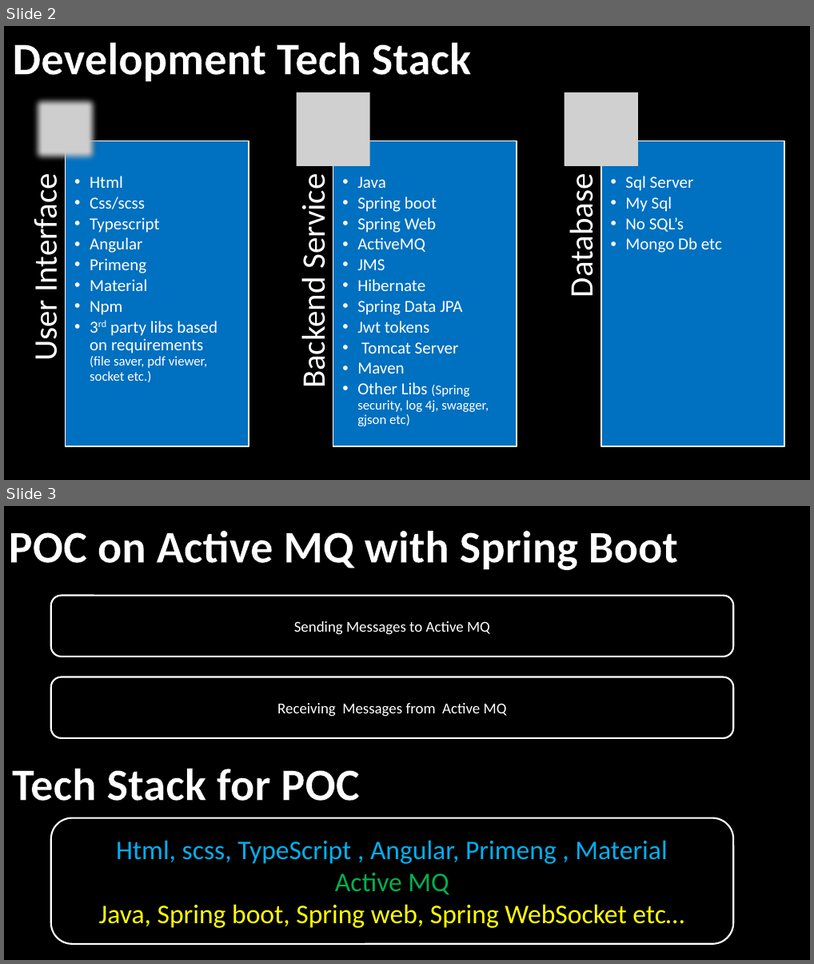
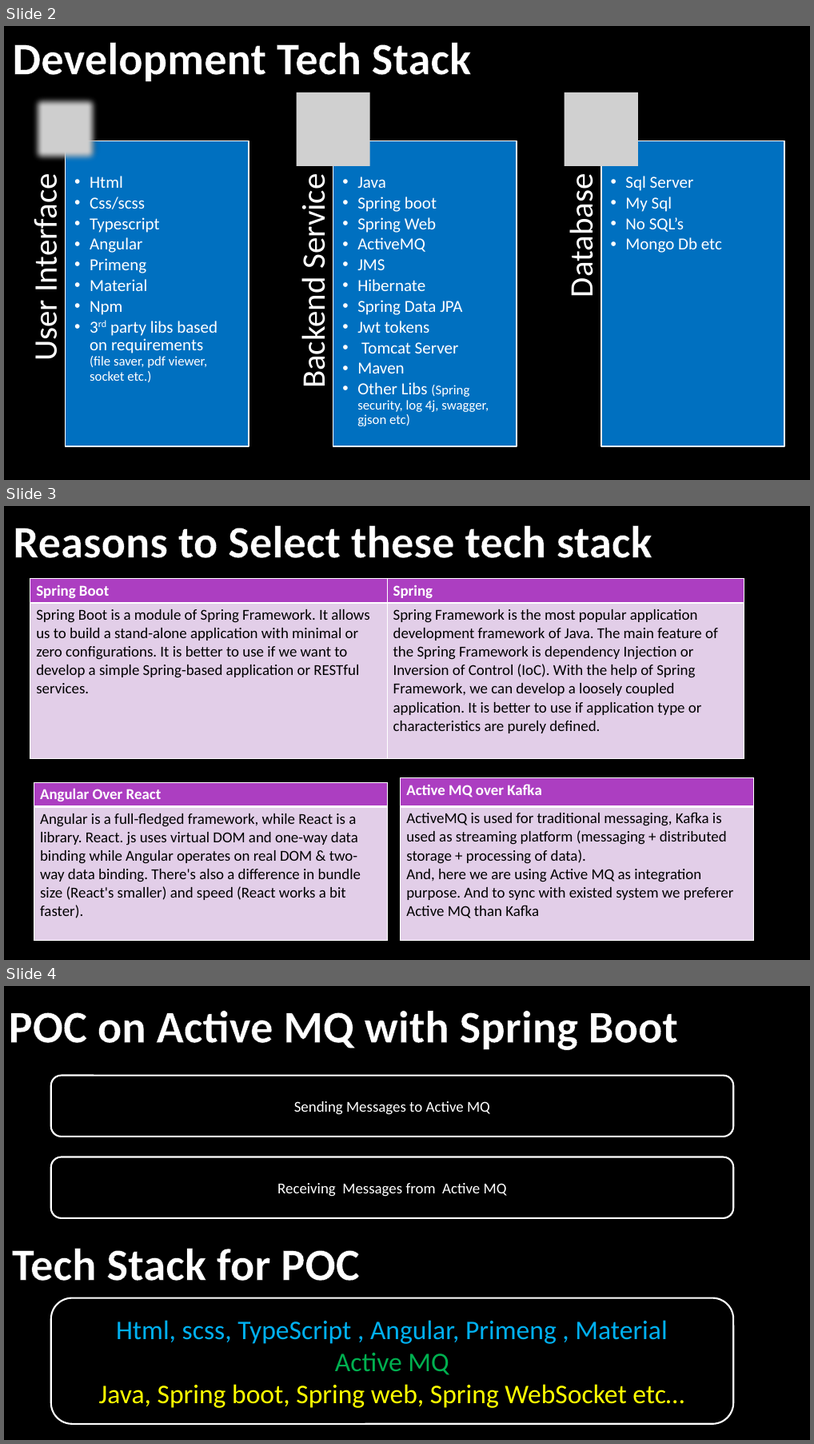
Before and after one commit to aksomasi/patient-information-cleint, a slide deck: DEMO.pptx. Shown one above the other, each under a label of ours: slides 2 and 3 before the commit, slides 2, 3 and 4 after it. The pictures are 814x964 and 814x1444 pixels, drawn with LibreOffice and Linux fonts; fonts in the diff are those of the drawing; grey boxes stand for pictures; background and template pictures are left out. Boxes give left, top, right and bottom in pixels: in the first picture for what was removed or moved away, otherwise in the second. Text is boxed around its words. In the diff, an @@ line names an element or a change of style, - is before the commit and + after.

```diff
--- a/DEMO.pptx
+++ b/DEMO.pptx
@@ slide 3 added at bbox=[4, 506, 810, 960], background picture (left out) @@
@@ text added at bbox=[13, 525, 653, 558], 54 pt, text #FFFFFF, bold @@
+Reasons to Select these tech stack
@@ table added at bbox=[30, 579, 744, 759], 2 rows, 2 columns @@
+Spring Boot | Spring
+Spring Boot is a module of Spring Framework. It allows us to build a stand-alone application with minimal or zero configurations. It is better to use if we want to develop a simple Spring-based application or RESTful services. | Spring Framework is the most popular application development framework of Java. The main feature of the Spring Framework is dependency Injection or Inversion of Control (IoC). With the help of Spring Framework, we can develop a loosely coupled application. It is better to use if application type or characteristics are purely defined.
@@ table added at bbox=[34, 783, 387, 940], 2 rows, 1 columns @@
+Angular Over React
+Angular is a full-fledged framework, while React is a library. React. js uses virtual DOM and one-way data binding while Angular operates on real DOM & two-way data binding. There's also a difference in bundle size (React's smaller) and speed (React works a bit faster).
@@ table added at bbox=[401, 778, 754, 940], 2 rows, 1 columns @@
+Active MQ over Kafka
+ActiveMQ is used for traditional messaging, Kafka is used as streaming platform (messaging + distributed storage + processing of data). / And, here we are using Active MQ as integration purpose. And to sync with existed system we preferer Active MQ than Kafka
@@ what was slide 3 is now slide 4 @@
```
